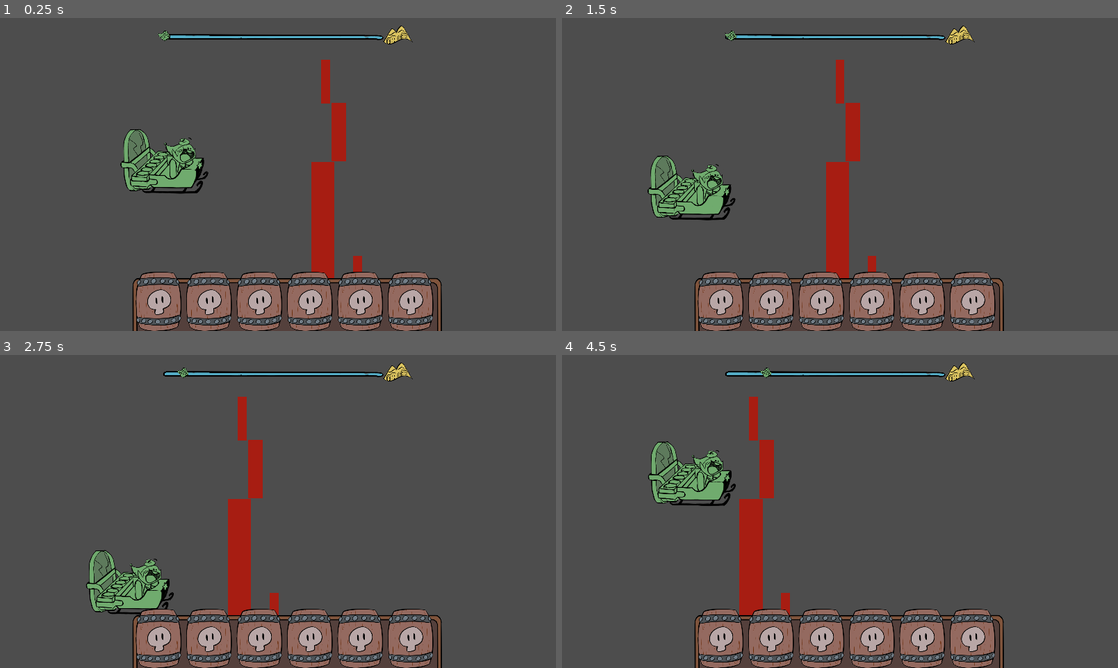
Above: before the commit, frames 1-4 (two rows, left to right).
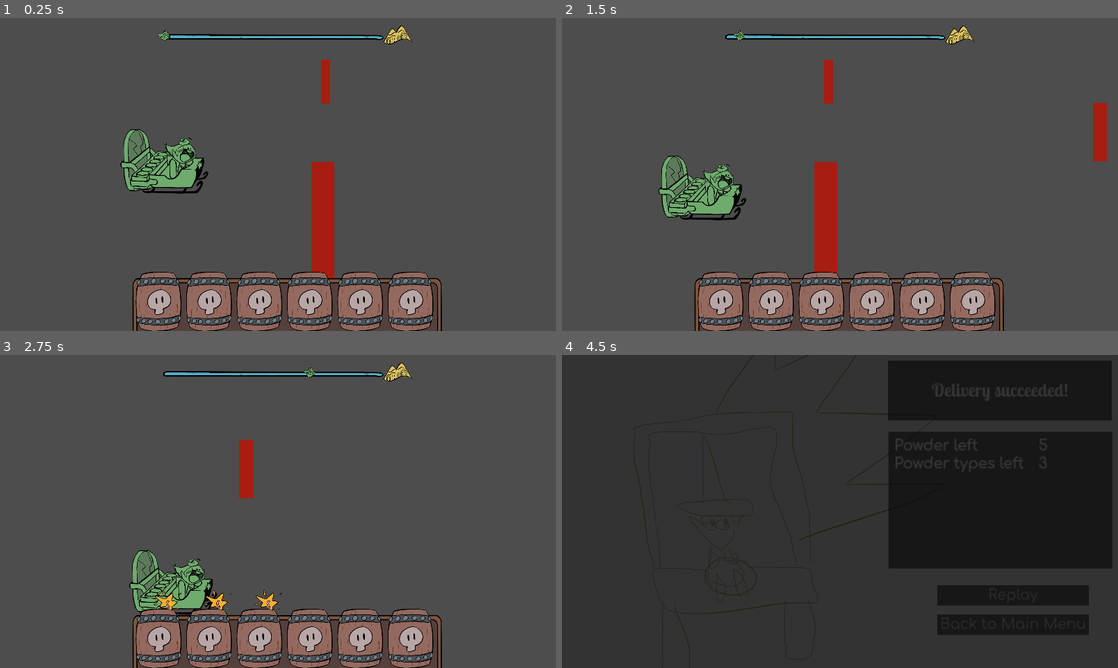
Above: after the commit, the same moments.

Repository: hsandt/ld53
Game: Godot game, scene res://scenes/test/test_level.tscn
The game is run twice, just before and just after one commit, with the same random seed, the same clock (stepped at 60 frames per second) and the same inputs. This scene is started directly instead of the project's main scene.
Inputs (mouse positions are in pixels of both pictures, inside the frame that each line leads up to):
- Up to frame 1 (0.25 s): no input
- Up to frame 2 (1.5 s): tap Enter (ui_accept) at 0.5, 0.77 s; move the mouse to (962, 158) at 0.52 s; hold Right (ui_right) 0.53-1.28 s; hold M (app_next_resolution) 0.53-1.28 s; click (962, 158) at 0.67 s; move the mouse to (728, 190) at 1.27 s; hold S (down) from 1.28 s (still down); tap N (app_prev_resolution) at 1.35 s
- Up to frame 3 (2.75 s): tap Enter (ui_accept) at 1.52 s; move the mouse to (333, 442) at 2.02 s; release S (down) at 2.03 s; hold Right (ui_right) from 2.03 s (still down); hold M (app_next_resolution) from 2.03 s (still down)
- Up to frame 4 (4.5 s): move the mouse to (812, 574) at 2.77 s; release Right (ui_right) at 2.78 s; release M (app_next_resolution) at 2.78 s; hold Up (ui_up) 2.78-3.53 s; tap N (app_prev_resolution) at 2.85, 4.35 s; click (812, 574) at 2.92 s; tap Enter (ui_accept) at 3.02, 3.77 s; move the mouse to (1006, 558) at 3.52 s; hold M (app_next_resolution) 3.53-4.28 s; hold Left (ui_left) from 3.53 s (still down); move the mouse to (673, 464) at 4.27 s

The runs differ from the first frame. In frame 1, 0.6% of the frame differs, in the area x 59-66%, y 27-82%; in frame 2, 5.0%; in frame 3, 5.7%; in frame 4, 99%, in the area x 0-100%, y 0-100%.

Commit message:
[Result] Plug actual total powder stamina left and idle powder count to result text

Diff:
--- a/data/powder/powder_data1.tres
+++ b/data/powder/powder_data1.tres
@@ -6,4 +6,4 @@
 [resource]
 script = ExtResource("1_u324e")
 spark_debuff_modifier = ExtResource("2_oxhus")
-max_stamina = 5.0
+max_stamina = 1.0
--- a/data/powder/powder_data2.tres
+++ b/data/powder/powder_data2.tres
@@ -1,4 +1,4 @@
-[gd_resource type="Resource" script_class="PowderData" load_steps=3 format=3]
+[gd_resource type="Resource" script_class="PowderData" load_steps=3 format=3 uid="uid://b0uy7hbs04tad"]
 
 [ext_resource type="Script" path="res://scripts/buffs/powder_data.gd" id="1_dgxh2"]
 [ext_resource type="Resource" uid="uid://hqgedus288jo" path="res://data/modifiers/modifier_debuff_obstacle_damage_increase.tres" id="2_x1y1t"]
@@ -6,4 +6,4 @@
 [resource]
 script = ExtResource("1_dgxh2")
 spark_debuff_modifier = ExtResource("2_x1y1t")
-max_stamina = 5.0
+max_stamina = 2.0
--- a/data/powder/powder_data3.tres
+++ b/data/powder/powder_data3.tres
@@ -6,4 +6,4 @@
 [resource]
 script = ExtResource("1_l15oh")
 spark_debuff_modifier = ExtResource("2_ax2ur")
-max_stamina = 8.0
+max_stamina = 3.0
--- a/data/powder/powder_data4.tres
+++ b/data/powder/powder_data4.tres
@@ -6,4 +6,4 @@
 [resource]
 script = ExtResource("1_xe8jk")
 spark_debuff_modifier = ExtResource("2_dy1fm")
-max_stamina = 8.0
+max_stamina = 4.0
--- a/data/powder/powder_data5.tres
+++ b/data/powder/powder_data5.tres
@@ -6,4 +6,4 @@
 [resource]
 script = ExtResource("1_gfqud")
 spark_debuff_modifier = ExtResource("2_qpx5x")
-max_stamina = 12.0
+max_stamina = 5.0
--- a/data/powder/powder_data6.tres
+++ b/data/powder/powder_data6.tres
@@ -1,4 +1,4 @@
-[gd_resource type="Resource" script_class="PowderData" load_steps=3 format=3]
+[gd_resource type="Resource" script_class="PowderData" load_steps=3 format=3 uid="uid://dpn85byxe11e4"]
 
 [ext_resource type="Script" path="res://scripts/buffs/powder_data.gd" id="1_07xjm"]
 [ext_resource type="Resource" uid="uid://hqgedus288jo" path="res://data/modifiers/modifier_debuff_obstacle_damage_increase.tres" id="2_jrsgb"]
@@ -6,4 +6,4 @@
 [resource]
 script = ExtResource("1_07xjm")
 spark_debuff_modifier = ExtResource("2_jrsgb")
-max_stamina = 12.0
+max_stamina = 5.0
--- a/prefabs/endgame/result_panel.tscn
+++ b/prefabs/endgame/result_panel.tscn
@@ -6,7 +6,7 @@
 [ext_resource type="LabelSettings" uid="uid://baumorb1fn8dr" path="res://themes/label_settings_result_score.tres" id="3_q4mnf"]
 [ext_resource type="Theme" uid="uid://btrmulh3kwmt6" path="res://themes/theme_result_button.tres" id="4_b6yab"]
 
-[node name="ResultPanel" type="Control" node_paths=PackedStringArray("outcome_label", "replay_button", "back_to_main_menu_button")]
+[node name="ResultPanel" type="Control" node_paths=PackedStringArray("outcome_label", "powder_left_value_label", "powder_types_left_value_label", "replay_button", "back_to_main_menu_button")]
 layout_mode = 3
 anchors_preset = 15
 anchor_right = 1.0
@@ -15,6 +15,8 @@
 grow_vertical = 2
 script = ExtResource("1_72j1t")
 outcome_label = NodePath("MarginContainer/Control/OutcomePanelContainer/OutcomeLabel")
+powder_left_value_label = NodePath("MarginContainer/Control/ScorePanelContainer/MarginContainer/Control/GridContainer/PowderLeftValueLabel")
+powder_types_left_value_label = NodePath("MarginContainer/Control/ScorePanelContainer/MarginContainer/Control/GridContainer/PowderTypesLeftValueLabel")
 replay_button = NodePath("MarginContainer/Control/VBoxContainer/ReplayButton")
 back_to_main_menu_button = NodePath("MarginContainer/Control/VBoxContainer/BackToMainMenuButton")
 outcome_text_success = "Delivery succeeded!"
--- a/scenes/test/test_level.tscn
+++ b/scenes/test/test_level.tscn
@@ -44,7 +44,6 @@
 collision_mask = 65792
 platform_floor_layers = 4294967294
 platform_wall_layers = 256
-top_speed = 100
 half_extent_y = 290
 metadata/_edit_lock_ = true
 
--- a/scenes/test/test_map.tscn
+++ b/scenes/test/test_map.tscn
@@ -9,19 +9,12 @@
 
 [node name="obstacle_big" parent="Obstacles" index="0" instance=ExtResource("2_37nsa")]
 position = Vector2(520, 158)
-metadata/_edit_lock_ = true
 
 [node name="obstacle_medium" parent="Obstacles" index="1" instance=ExtResource("3_000la")]
-position = Vector2(574, -145)
-metadata/_edit_lock_ = true
+position = Vector2(1466, -145)
 
 [node name="obstacle_small" parent="Obstacles" index="2" instance=ExtResource("4_8kp5m")]
 position = Vector2(529, -319)
-metadata/_edit_lock_ = true
-
-[node name="obstacle_small2" parent="Obstacles" index="3" instance=ExtResource("4_8kp5m")]
-position = Vector2(639, 356)
-metadata/_edit_lock_ = true
 
 [node name="Floor Full" type="Sprite2D" parent="ParallaxBackground/ParallaxLayer Floor/Offset" index="0"]
 modulate = Color(0.054902, 0.309804, 0.14902, 1)
--- a/scripts/ingame/GoalArea2D.gd
+++ b/scripts/ingame/GoalArea2D.gd
@@ -11,4 +11,4 @@
 func _on_body_entered(body):
 	var character_body := body as Player
 	if character_body != null:
-		in_game_manager.enter_success_phase()
+		GameManager.enter_success_phase(in_game_manager.player_character.cargo)
--- a/scripts/ingame/InGameManager.gd
+++ b/scripts/ingame/InGameManager.gd
@@ -11,7 +11,6 @@
 
 
 var is_going_back_to_main_menu: bool = false
-
 func _ready():
 
 	assert(pause_menu != null,
@@ -47,16 +46,6 @@
 		get_tree().reload_current_scene()
 
 
-func enter_failure_phase():
-	GameManager.game_phase = Enums.GamePhase.FAILURE
-	GameManager.enter_result_scene()
-
-
-func enter_success_phase():
-	GameManager.game_phase = Enums.GamePhase.SUCCESS
-	GameManager.enter_result_scene()
-
-
 func _on_pause_menu_back_to_main_pressed():
 	is_going_back_to_main_menu = true
 
--- a/scripts/ingame/player_character/cargo.gd
+++ b/scripts/ingame/player_character/cargo.gd
@@ -1,8 +1,6 @@
 class_name Cargo
 extends Node2D
 
-
-var in_game_manager: InGameManager
 
 ## Cached array of powder children
 var powders: Array[Powder]
@@ -12,8 +10,6 @@
 
 
 func _ready():
-	in_game_manager = get_tree().get_first_node_in_group(&"in_game_manager")
-
 	for child in get_children():
 		var powder := child as Powder
 		if powder == null:
@@ -69,9 +65,20 @@
 	return [cumulated_modifier_factor, cumulated_modifier_offset]
 
 
+## Return powder stats: [idle_powder_count, total_powder_stamina]
+func get_powder_stats() -> Array:
+	var idle_powder_count: int = 0
+	var total_powder_stamina: float = 0.0
+	for powder in powders:
+		if powder.state == Enums.PowderState.IDLE:
+			idle_powder_count += 1
+			total_powder_stamina += powder.current_stamina
+	return [idle_powder_count, total_powder_stamina]
+
+
 func _on_powder_state_changed(previous_state: Enums.PowderState, new_state: Enums.PowderState, _powder_index: int):
 	if previous_state == Enums.PowderState.IDLE and new_state != Enums.PowderState.IDLE:
 		powder_burst_or_consumed_count += 1
 
 	if powder_burst_or_consumed_count >= powders.size():
-		in_game_manager.enter_failure_phase()
+		GameManager.enter_failure_phase(self)
--- a/scripts/ingame/player_character/powder.gd
+++ b/scripts/ingame/player_character/powder.gd
@@ -14,8 +14,8 @@
 ## Current modifier applied, or null if none
 var current_modifier: Modifier
 
-## stamina left before turning into spark
-var _current_stamina: float
+## Stamina left before turning into spark
+var current_stamina: float
 
 
 func _ready():
@@ -24,7 +24,7 @@
 	# no signal for initialization, so set state directly
 	state = Enums.PowderState.IDLE
 	current_modifier = null
-	_current_stamina = data.max_stamina
+	current_stamina = data.max_stamina
 
 func change_state(new_state: Enums.PowderState):
 	if state != new_state:
@@ -40,13 +40,13 @@
 	change_state(Enums.PowderState.CONSUMED)
 
 func try_take_damage(damage: float):
-	if _current_stamina <= 0:
+	if current_stamina <= 0:
 		# powder has already burst (possibly even be consumed), so ignore
 		# further damage
 		return
 
-	_current_stamina -= damage
+	current_stamina -= damage
 
-	if _current_stamina <= 0.0:
-		_current_stamina = 0.0
+	if current_stamina <= 0.0:
+		current_stamina = 0.0
 		burst()
--- a/scripts/menu/ResultPanel.gd
+++ b/scripts/menu/ResultPanel.gd
@@ -2,6 +2,8 @@
 
 
 @export var outcome_label: Label
+@export var powder_left_value_label: Label
+@export var powder_types_left_value_label: Label
 @export var replay_button: Button
 @export var back_to_main_menu_button: Button
 
@@ -14,6 +16,11 @@
 		outcome_label.text = outcome_text_success
 	else:
 		outcome_label.text = outcome_text_failure
+
+	var powder_stats = GameManager.powder_stats
+
+	powder_types_left_value_label.text = str(powder_stats[0])
+	powder_left_value_label.text = str(powder_stats[1])
 
 
 func _disable_all_buttons():
--- a/scripts/singleton/GameManager.gd
+++ b/scripts/singleton/GameManager.gd
@@ -31,6 +31,8 @@
 ## Current game phase
 var game_phase: Enums.GamePhase = Enums.GamePhase.MAIN_MENU
 
+## Powder stats [idle_powder_count, total_powder_stamina] on game session end to show in result
+var powder_stats: Array
 
 func _ready():
 	assert(main_menu_scene != null,
@@ -51,3 +53,20 @@
 func go_back_to_main_menu():
 	await SceneManager.change_scene_with_fade_async(main_menu_scene,
 		back_to_main_menu_fade_out_speed, back_to_main_menu_fade_in_speed)
+
+
+func enter_failure_phase(cargo: Cargo):
+	game_phase = Enums.GamePhase.FAILURE
+
+	# Store result before changing scene
+	powder_stats = cargo.get_powder_stats()
+
+	enter_result_scene()
+
+func enter_success_phase(cargo: Cargo):
+	game_phase = Enums.GamePhase.SUCCESS
+
+	# Store result before changing scene
+	powder_stats = cargo.get_powder_stats()
+
+	enter_result_scene()
Not shown: 1 places in prefabs/ingame/player_character_body_2d.tscn that only renumber resources
